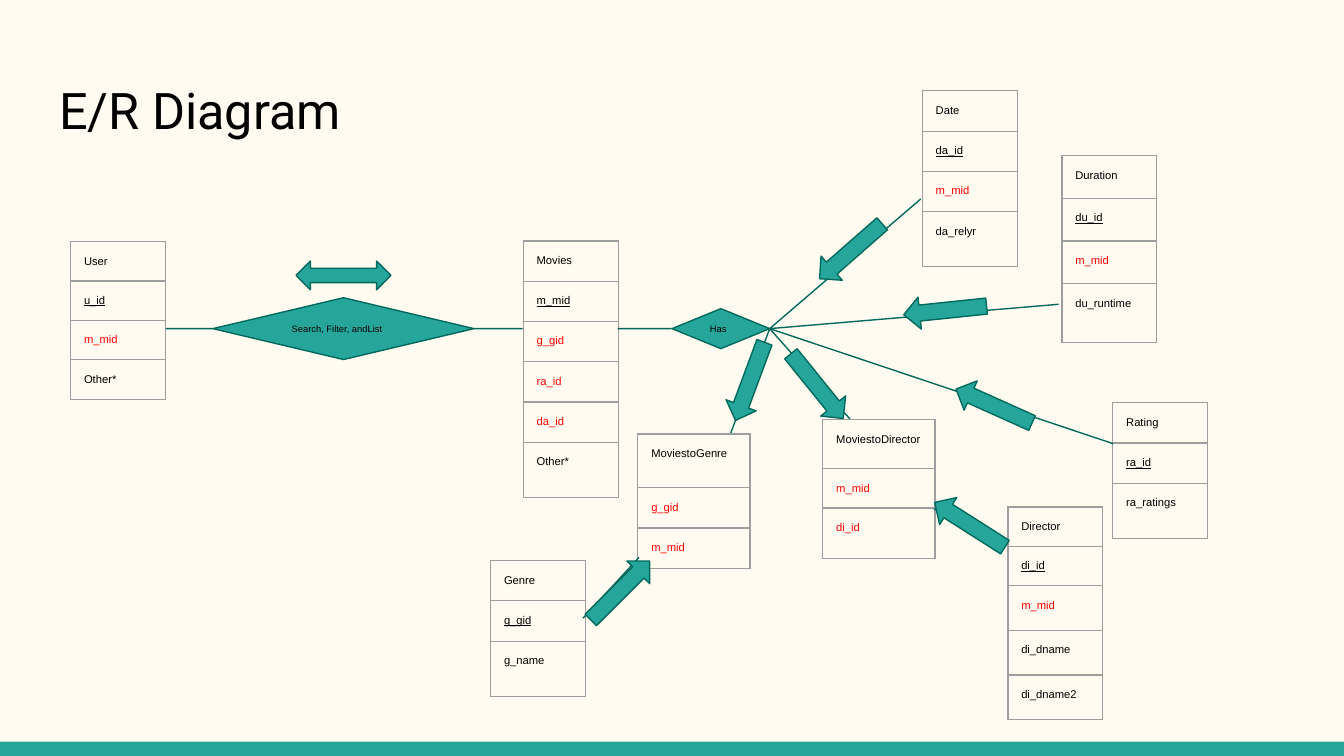
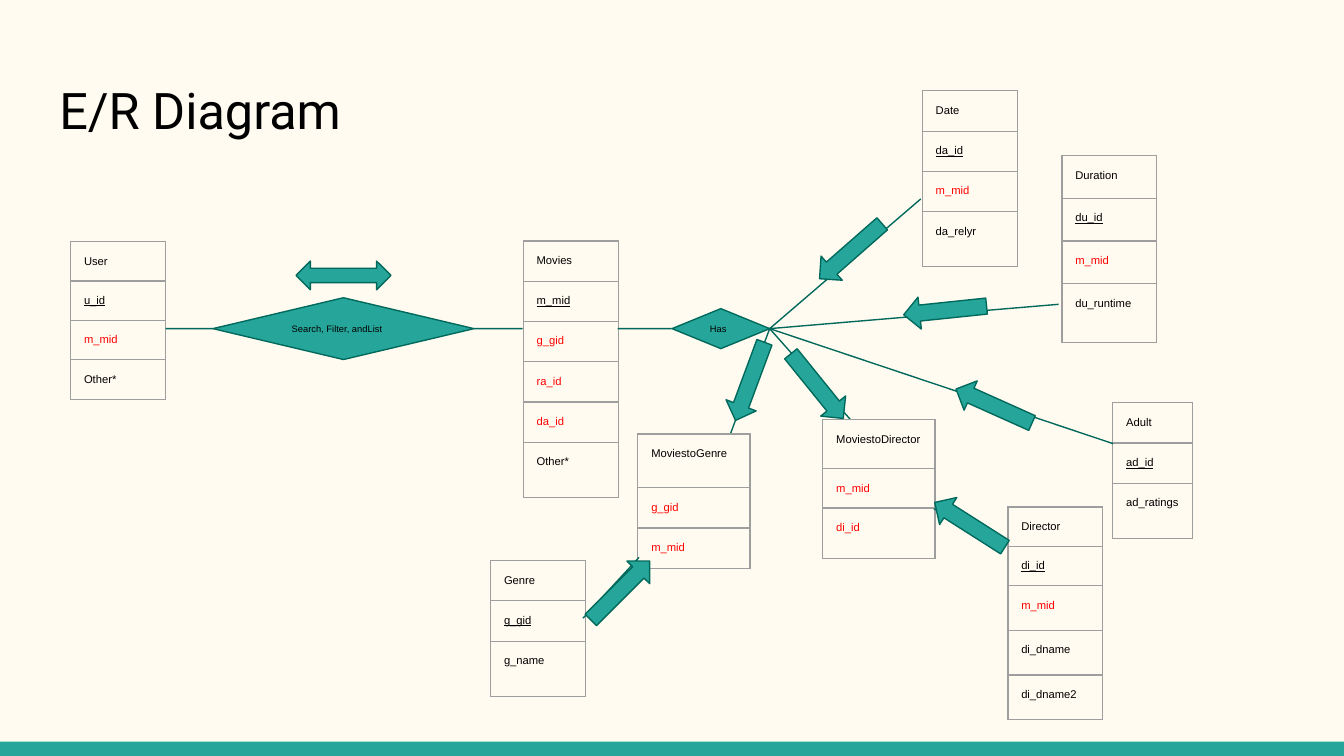
Before and after one commit to winstonlou/CSE111-Project, a slide deck: slide 4 of files&pdfs/CSE111_ProjectUpdated.pptx. Drawn at 1344x756 pixels with LibreOffice and Linux fonts; fonts in the diff are those of the drawing. Boxes give left, top, right and bottom in pixels: in the first picture for what was removed or moved away, otherwise in the second. Text is boxed around its words. In the diff, an @@ line names an element or a change of style, - is before the commit and + after.

```diff
--- a/files&pdfs/CSE111_ProjectUpdated.pptx
+++ b/files&pdfs/CSE111_ProjectUpdated.pptx
@@ table at [1113,403,1193,539] @@
-row 1, column 1: Rating
+row 1, column 1: Adult
-row 2, column 1: ra_id
+row 2, column 1: ad_id
-row 3, column 1: ra_ratings
+row 3, column 1: ad_ratings
@@ table: place and size @@
-table at [1113,403,1208,539]
+table at [1113,403,1193,539]
```
Also in this commit, not shown: 1 slide added, 1 slide removed.
